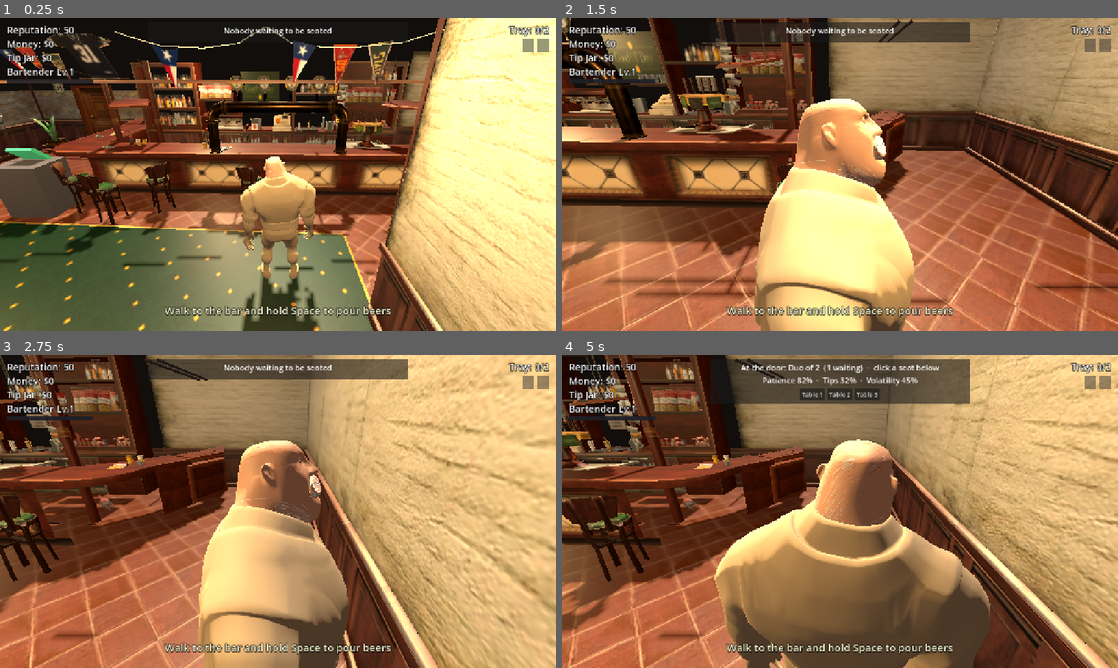
Above: before the commit, frames 1-4 (two rows, left to right).
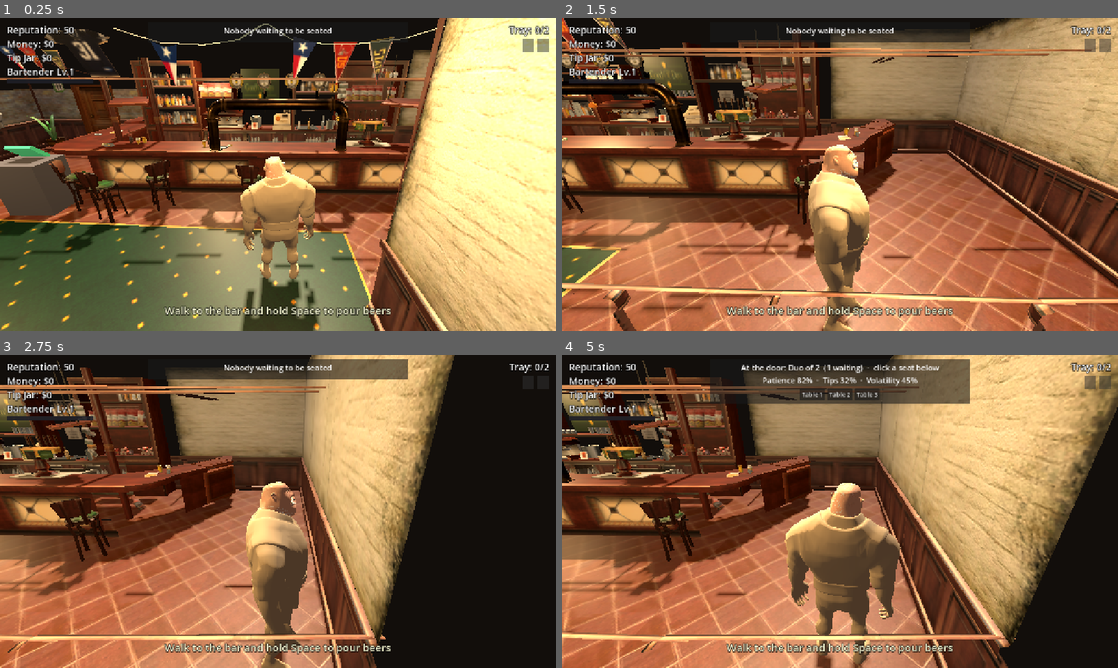
Above: after the commit, the same moments.

Repository: derrxb/puzzles
Game: Godot game, scene res://scenes/Main.tscn
Same seed, same stepped clock (60 frames per second), same inputs: the game is played once before the commit and once after it.
Inputs (mouse positions are in pixels of both pictures, inside the frame that each line leads up to):
- Up to frame 1 (0.25 s): no input
- Up to frame 2 (1.5 s): tap Enter at 0.5 s; move the mouse to (962, 158) at 0.52 s; hold D (move_right) 0.53-1.25 s; tap Q (dump) at 0.6 s; click (962, 158) at 0.67 s; drag from (728, 190) to (812, 237) at 1.27 s
- Up to frame 3 (2.75 s): move the mouse to (333, 442) at 2.02 s; hold D (move_right) from 2.03 s (still down); hold Space (pour) from 2.03 s (still down)
- Up to frame 4 (5 s): release D (move_right) at 2.75 s; release Space (pour) at 2.75 s; drag from (812, 574) to (673, 464) at 2.77 s; tap A (move_left) at 3.5 s; move the mouse to (1006, 558) at 3.52 s; hold A (move_left) 3.53-4.25 s; tap Backspace at 3.6 s; drag from (673, 464) to (756, 433) at 4.27 s

The runs differ from the first frame. In frame 1, 22% of the frame differs, in the area x 0-100%, y 0-100%; in frame 2, 61%; in frame 3, 70%; in frame 4, 66%.

Commit message:
fix(collision): only the bar model's walls are solid, so props stop trapping you
Making every model mesh solid (previous commit) fixed walking through walls, but
it also turned free-standing props -- the arcade cabinet, jukebox, vending
machine, potted plants -- into solid obstacles, and the player kept getting
wedged in the pockets between them (behind the bar's east corner, and among the
games-room props).

bar_environment.gd now colliders only the WALL-shaped meshes: a mesh gets a
trimesh collider only when its world-space box is tall (>=1.5m), long (>=2m) and
thin (<=0.9m) -- i.e. a slab standing on the floor. That catches the 4 brick
perimeter/back walls (what the camera and "stay in the room" actually need) and
leaves props pass-through, so you can brush past them instead of getting stuck.
The counter, tables and register keep their own colliders; the invisible
perimeter walls still fence the room.

Verified with a capsule-fit walkability sweep: behind the bar and the games room
are open again, the counter and far wall still block, and the camera still
retracts off the brick walls instead of showing the void.

Co-Authored-By: Claude Opus 4.8 <noreply@anthropic.com>

Diff:
--- a/bar-rush/scripts/bar_environment.gd
+++ b/bar-rush/scripts/bar_environment.gd
@@ -24,11 +24,23 @@
 #    collider that matches the model's actual geometry: for every visible mesh we
 #    call create_trimesh_collision(), which adds a StaticBody3D whose shape is the
 #    mesh's own triangles. Now "solid to the eye" == "solid to the body and the
-#    camera". The hidden overhead pieces are skipped (you can't see them, so they
-#    shouldn't block you). The model's own floor DOES get a collider, but the flat
-#    invisible floor at y=0 from main.gd is what actually carries the player, so
-#    the two just sit coincident -- no jitter.
+#    camera". We only do this for the big WALL-shaped meshes, though: a first pass
+#    that collided every mesh turned every free-standing prop (arcade machine,
+#    jukebox, vending machine, potted plants) into a solid obstacle, and the player
+#    kept getting wedged in the pockets between them. So _looks_like_wall() keeps
+#    just the room shell + back walls (tall, long, thin), which is what the camera
+#    and "don't leave the room" actually need. Props stay walk-through (you can
+#    brush past them, which is far better than getting stuck), and the counter,
+#    tables and register keep their own hand-placed colliders from before.
 extends Node3D
+
+# A mesh counts as a wall (gets a collider) when it is tall, long, and thin in one
+# horizontal direction -- i.e. a slab standing on the floor. Sizes are in world
+# (game) units, so this is robust to the model's odd internal scale. Props like the
+# arcade cabinet are too short/stubby to match and are left pass-through.
+const WALL_MIN_HEIGHT := 1.5   # at least waist-to-head tall
+const WALL_MIN_LENGTH := 2.0   # runs for a couple of metres
+const WALL_MAX_THICK := 0.9    # thin in its other horizontal axis
 
 const HIDDEN_MESHES: Array[String] = [
 	"FrontSide_4", "FrontSide_10", "FrontSide_16", "FrontSide_28",
@@ -48,14 +60,36 @@
 	_add_collision(self, hidden)
 
 
-# Walk the model tree and give every VISIBLE mesh a trimesh collider that matches
-# its triangles exactly. Skipping the hidden overhead meshes keeps the player from
-# being blocked by things they can't see.
+# Walk the model tree and give every VISIBLE, WALL-shaped mesh a trimesh collider
+# that matches its triangles exactly. Skipping the hidden overhead meshes and the
+# free-standing props keeps the player from being blocked by things they either
+# can't see or should be able to brush past.
 func _add_collision(node: Node, hidden: Dictionary) -> void:
 	for child in node.get_children():
 		if child is MeshInstance3D and child.mesh != null and not hidden.has(child.name):
-			# create_trimesh_collision() adds a StaticBody3D child using the mesh's
-			# own faces, on collision layer 1 -- the layer the player body collides
-			# with and the follow-camera's spring arm retracts from.
-			child.create_trimesh_collision()
+			if _looks_like_wall(child):
+				# create_trimesh_collision() adds a StaticBody3D child using the
+				# mesh's own faces, on collision layer 1 -- the layer the player
+				# body collides with and the spring-arm camera retracts from.
+				child.create_trimesh_collision()
 		_add_collision(child, hidden)
+
+
+# True when the mesh's world-space bounding box is a tall, long, thin slab -- a
+# wall. Walls are flat, so a trimesh collider on them has no concave pockets to
+# wedge in.
+func _looks_like_wall(mi: MeshInstance3D) -> bool:
+	var aabb := mi.get_aabb()
+	var gt := mi.global_transform
+	var mn := Vector3.INF
+	var mx := -Vector3.INF
+	for i in 8:
+		var corner := aabb.position + Vector3(
+			aabb.size.x * (i & 1), aabb.size.y * ((i >> 1) & 1), aabb.size.z * ((i >> 2) & 1))
+		var p := gt * corner
+		mn = Vector3(minf(mn.x, p.x), minf(mn.y, p.y), minf(mn.z, p.z))
+		mx = Vector3(maxf(mx.x, p.x), maxf(mx.y, p.y), maxf(mx.z, p.z))
+	var size := mx - mn
+	var thin := minf(size.x, size.z)
+	var long := maxf(size.x, size.z)
+	return size.y >= WALL_MIN_HEIGHT and long >= WALL_MIN_LENGTH and thin <= WALL_MAX_THICK
Not shown, changed: docs/index.pck
